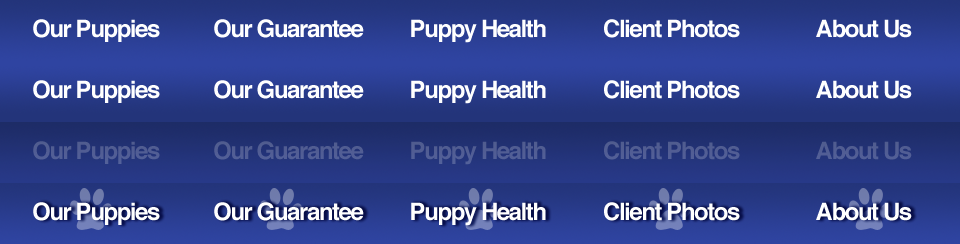
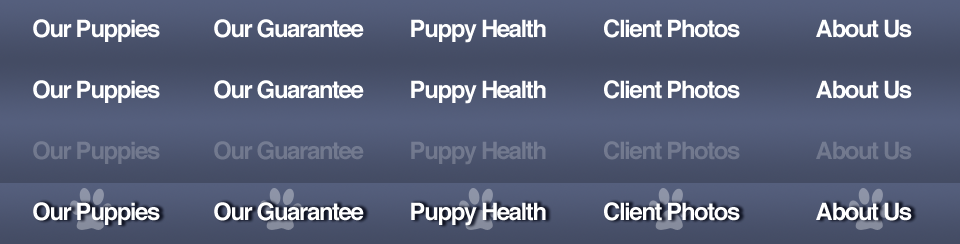
The second 960 × 244 image is a revision of the first. Changes to its layers:
painted on "1" over bbox(0, 0, 960, 61)
added layer "Layer 2" above "2" over bbox(0, 61, 960, 122)
added layer "Layer 3" above "3" over bbox(0, 122, 960, 183)
added layer "Layer 4" above "4" over bbox(0, 183, 960, 244)
